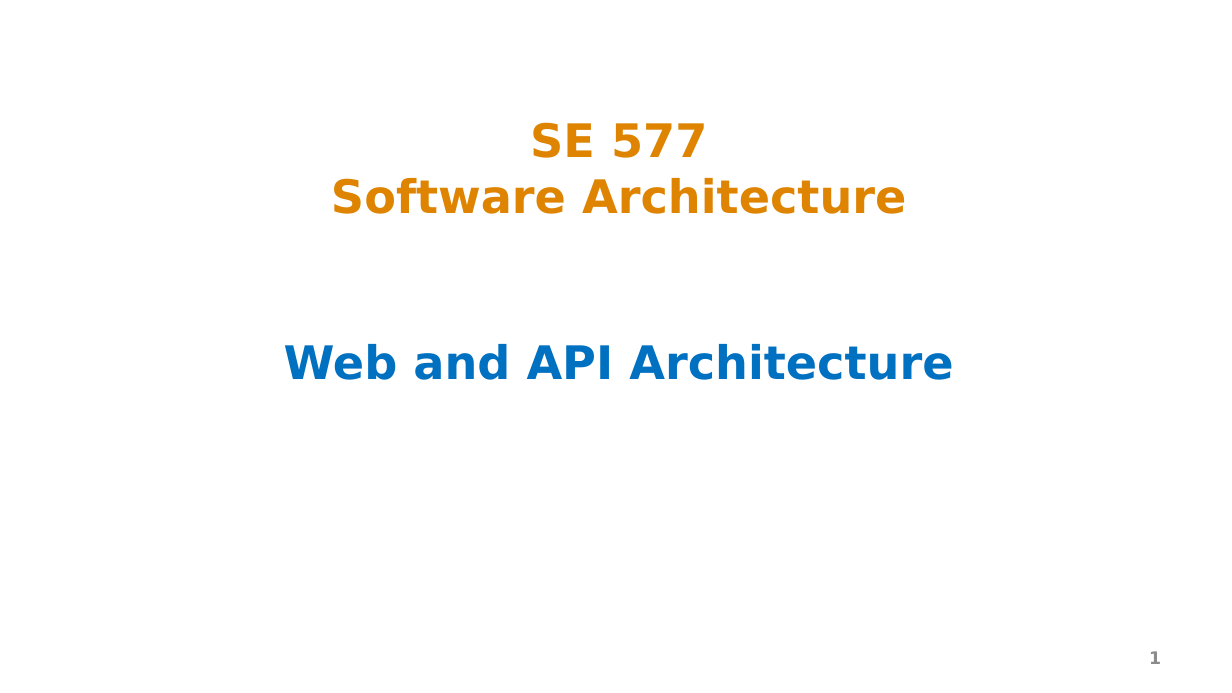
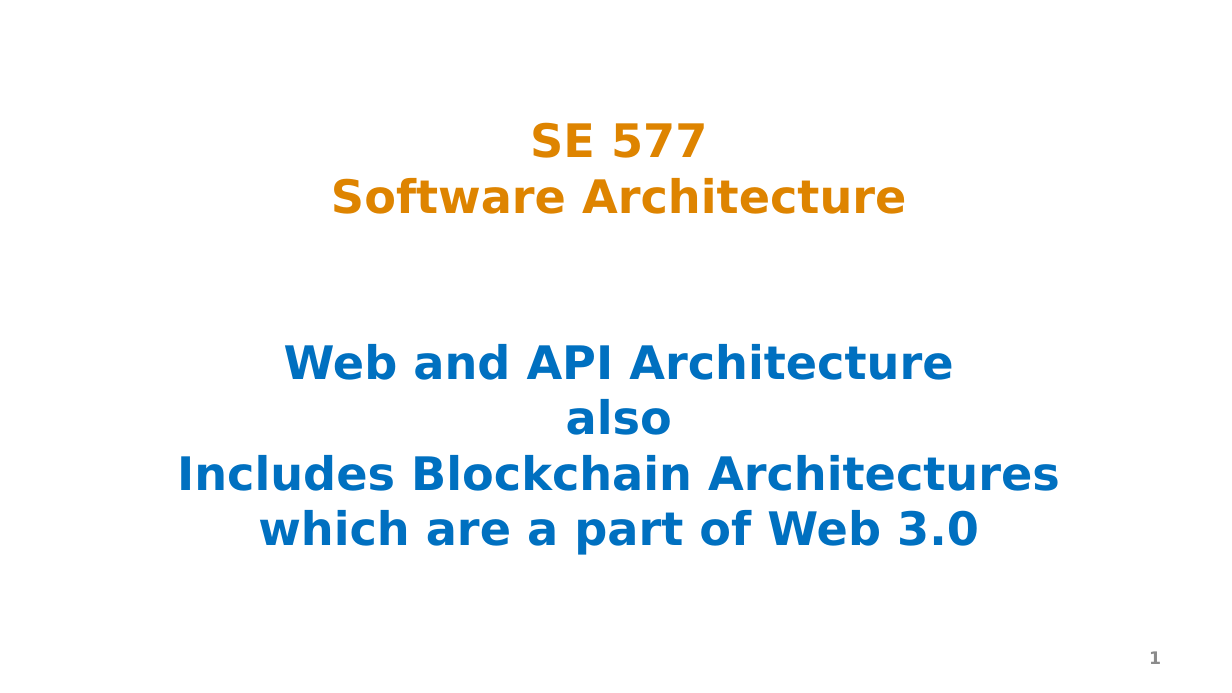
Before and after one commit to ArchitectingSoftware/SE577-SoftwareArchitecture, a slide deck: slide 1 of lectures/m5WebAndApiArchitecture.pptx. Drawn at 1232x693 pixels with LibreOffice and Linux fonts; fonts in the diff are those of the drawing. Boxes give left, top, right and bottom in pixels: in the first picture for what was removed or moved away, otherwise in the second. Text is boxed around its words. In the diff, an @@ line names an element or a change of style, - is before the commit and + after.

Commit message:
web architecture update

```diff
--- a/lectures/m5WebAndApiArchitecture.pptx
+++ b/lectures/m5WebAndApiArchitecture.pptx
@@ title at (x1=177, y1=122, x2=1060, y2=555): text changed; text colour #DE8400 to #0070C0 @@
-SE 577
-Software Architecture
-Web and API Architecture
+SE 577
+Software Architecture
+Web and API Architecture
+also
+Includes Blockchain Architectures
+which are a part of Web 3.0
```
Also in this commit, not shown: 2 other slides changed, 17 slides added, 2 slides removed, 1 other file.
